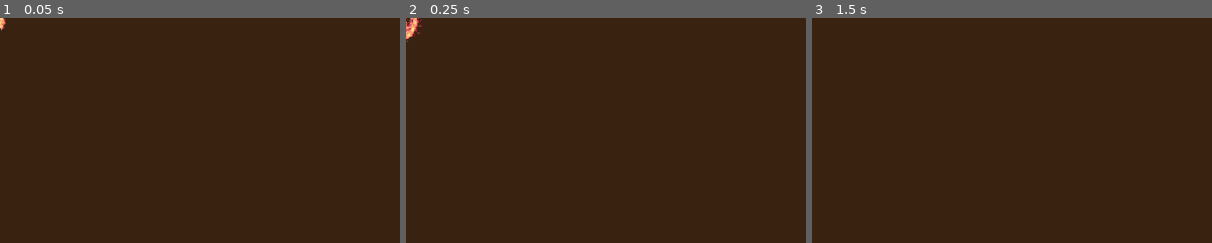
Above: before the commit, frames 1-3 (left to right).
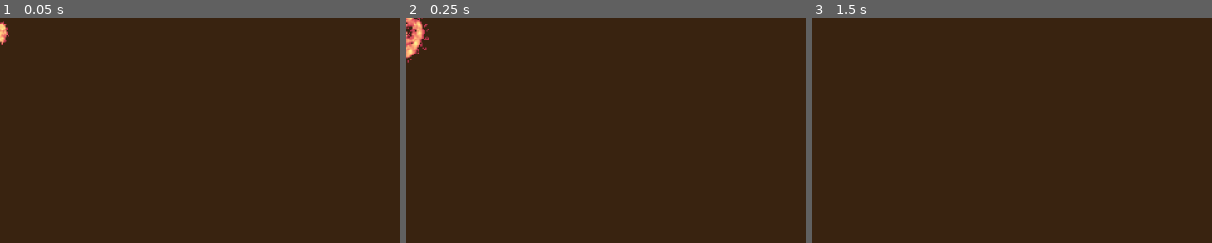
Above: after the commit, the same moments.

Repository: adudewithapc/piktiv-autumn-game-jam-2024
Game: Godot game, scene res://Scenes/Explosion.tscn
Same seed, same stepped clock (60 frames per second), same inputs: the game is played once before the commit and once after it. This scene is started directly instead of the project's main scene.
Inputs:
- Up to frame 1 (0.05 s): no input
- Up to frame 2 (0.25 s): no input
- Up to frame 3 (1.5 s): tap Enter (ui_accept) at 0.5, 0.77, 1.25 s
The pictures show only the part of the screen within x 0-50%, y 0-50%; the shares and areas given below are measured in that part.

The runs differ from the first frame. In frame 1, 0.2% of the frame differs, in the area x 0-3%, y 0-12%; in frame 2, 0.7%, in the area x 0-6%, y 0-20%; in frame 3, nothing differs.

Commit message:
Explosion destroys nearby props

Diff:
--- /dev/null
+++ b/Scenes/DestroyNearby.gd
@@ -0,0 +1 @@
+extends CollisionObject2D
--- a/Scenes/Explosion.tscn
+++ b/Scenes/Explosion.tscn
@@ -88,14 +88,24 @@
 "speed": 24.0
 }]
 
+[sub_resource type="CircleShape2D" id="CircleShape2D_8fj4b"]
+
 [node name="Explosion" type="Node2D"]
 script = ExtResource("1_33vy7")
 
 [node name="AnimatedSprite2D" type="AnimatedSprite2D" parent="."]
-position = Vector2(1, 8)
-scale = Vector2(2, 2)
+position = Vector2(1, 32)
+scale = Vector2(3, 3)
 sprite_frames = SubResource("SpriteFrames_6h6ei")
 autoplay = "default"
 frame_progress = 0.639092
 
+[node name="Area2D" type="Area2D" parent="."]
+
+[node name="CollisionShape2D" type="CollisionShape2D" parent="Area2D"]
+position = Vector2(0, 32)
+scale = Vector2(4, 4)
+shape = SubResource("CircleShape2D_8fj4b")
+
 [connection signal="animation_finished" from="AnimatedSprite2D" to="." method="_on_animated_sprite_2d_animation_finished"]
+[connection signal="body_shape_entered" from="Area2D" to="." method="_on_area_2d_body_shape_entered"]
--- a/Scenes/explosion.gd
+++ b/Scenes/explosion.gd
@@ -1,5 +1,11 @@
 extends Node2D
 
+var deletableProps = ["Block2", "Barrel1", "Block1", "Pumpkin1", "Tree1", "Vase1"]
 
 func _on_animated_sprite_2d_animation_finished() -> void:
 	queue_free()
+
+func _on_area_2d_body_shape_entered(body_rid: RID, body: Node2D, body_shape_index: int, local_shape_index: int) -> void:
+	print("Collided with " + body.name)
+	if body.name in deletableProps:
+		body.queue_free()
Not shown: 1 places in Scenes/Explosion.tscn that only renumber resources
